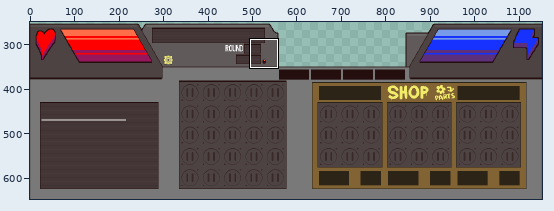
Edited in one commit: pixel-art file (graphics/images/HUD/.hud.ase). Above, an overview of the earlier version with the close-up marked.
Close-up. First the earlier version:
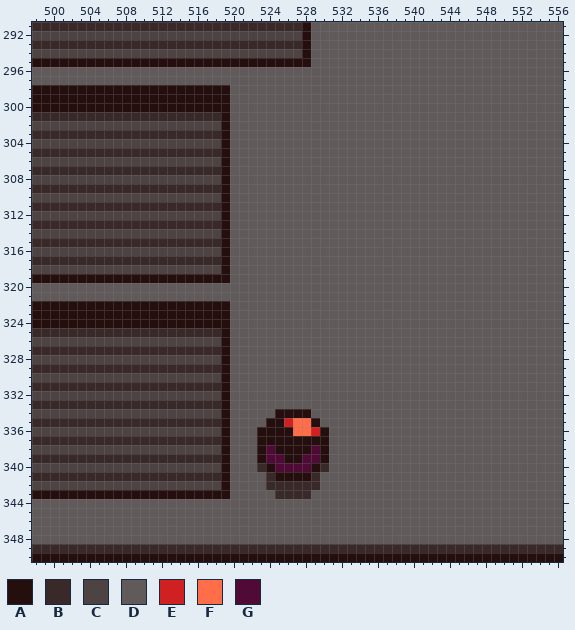
1152x648 pixels, 1 frame. Shown: x 498..556, y 291..350. The wide view leaves out empty margins. The commit also changed other parts of the picture, which this record leaves out.
Visible layers, top first: "Layer 18", "health and energy bars/Layer 3", "Health/Energy Icons/Layer 8", "Health/Energy Icons/Layer 9", "infobox/scrap gear", "infobox/underline", "infobox/screenBack", "SHop/SHOP", "SHop/boards", "SHop/backboard", "Layer 2".
Palette (. is transparent): A #240e0e  B #392929  C #4e4343  D #605a5a  E #cf2121  F #ff6e49  G #4f0a35
Pixels before (only the part around the change), first column x 500:
291 BBBBBBBBBBBBBBBBBBBBBBBBBBBBADDDDDDDDDDDDDDDDDDDDDDDDDDDD
292 CCCCCCCCCCCCCCCCCCCCCCCCCCCCADDDDDDDDDDDDDDDDDDDDDDDDDDDD
293 BBBBBBBBBBBBBBBBBBBBBBBBBBBBADDDDDDDDDDDDDDDDDDDDDDDDDDDD
294 CCCCCCCCCCCCCCCCCCCCCCCCCCCCADDDDDDDDDDDDDDDDDDDDDDDDDDDD
295 AAAAAAAAAAAAAAAAAAAAAAAAAAAAADDDDDDDDDDDDDDDDDDDDDDDDDDDD
296 DDDDDDDDDDDDDDDDDDDDDDDDDDDDDDDDDDDDDDDDDDDDDDDDDDDDDDDDD
297 DDDDDDDDDDDDDDDDDDDDDDDDDDDDDDDDDDDDDDDDDDDDDDDDDDDDDDDDD
298 AAAAAAAAAAAAAAAAAAAADDDDDDDDDDDDDDDDDDDDDDDDDDDDDDDDDDDDD
299 AAAAAAAAAAAAAAAAAAAADDDDDDDDDDDDDDDDDDDDDDDDDDDDDDDDDDDDD
300 AAAAAAAAAAAAAAAAAAAADDDDDDDDDDDDDDDDDDDDDDDDDDDDDDDDDDDDD
301 BBBBBBBBBBBBBBBBBBBADDDDDDDDDDDDDDDDDDDDDDDDDDDDDDDDDDDDD
302 CCCCCCCCCCCCCCCCCCCADDDDDDDDDDDDDDDDDDDDDDDDDDDDDDDDDDDDD
303 BBBBBBBBBBBBBBBBBBBADDDDDDDDDDDDDDDDDDDDDDDDDDDDDDDDDDDDD
304 CCCCCCCCCCCCCCCCCCCADDDDDDDDDDDDDDDDDDDDDDDDDDDDDDDDDDDDD
305 BBBBBBBBBBBBBBBBBBBADDDDDDDDDDDDDDDDDDDDDDDDDDDDDDDDDDDDD
306 CCCCCCCCCCCCCCCCCCCADDDDDDDDDDDDDDDDDDDDDDDDDDDDDDDDDDDDD
307 BBBBBBBBBBBBBBBBBBBADDDDDDDDDDDDDDDDDDDDDDDDDDDDDDDDDDDDD
308 CCCCCCCCCCCCCCCCCCCADDDDDDDDDDDDDDDDDDDDDDDDDDDDDDDDDDDDD
309 BBBBBBBBBBBBBBBBBBBADDDDDDDDDDDDDDDDDDDDDDDDDDDDDDDDDDDDD
310 CCCCCCCCCCCCCCCCCCCADDDDDDDDDDDDDDDDDDDDDDDDDDDDDDDDDDDDD
311 BBBBBBBBBBBBBBBBBBBADDDDDDDDDDDDDDDDDDDDDDDDDDDDDDDDDDDDD
312 CCCCCCCCCCCCCCCCCCCADDDDDDDDDDDDDDDDDDDDDDDDDDDDDDDDDDDDD
313 BBBBBBBBBBBBBBBBBBBADDDDDDDDDDDDDDDDDDDDDDDDDDDDDDDDDDDDD
314 CCCCCCCCCCCCCCCCCCCADDDDDDDDDDDDDDDDDDDDDDDDDDDDDDDDDDDDD
315 BBBBBBBBBBBBBBBBBBBADDDDDDDDDDDDDDDDDDDDDDDDDDDDDDDDDDDDD
316 CCCCCCCCCCCCCCCCCCCADDDDDDDDDDDDDDDDDDDDDDDDDDDDDDDDDDDDD
317 BBBBBBBBBBBBBBBBBBBADDDDDDDDDDDDDDDDDDDDDDDDDDDDDDDDDDDDD
318 CCCCCCCCCCCCCCCCCCCADDDDDDDDDDDDDDDDDDDDDDDDDDDDDDDDDDDDD
319 AAAAAAAAAAAAAAAAAAAADDDDDDDDDDDDDDDDDDDDDDDDDDDDDDDDDDDDD
320 DDDDDDDDDDDDDDDDDDDDDDDDDDDDDDDDDDDDDDDDDDDDDDDDDDDDDDDDD
321 DDDDDDDDDDDDDDDDDDDDDDDDDDDDDDDDDDDDDDDDDDDDDDDDDDDDDDDDD
322 AAAAAAAAAAAAAAAAAAAADDDDDDDDDDDDDDDDDDDDDDDDDDDDDDDDDDDDD
323 AAAAAAAAAAAAAAAAAAAADDDDDDDDDDDDDDDDDDDDDDDDDDDDDDDDDDDDD
324 AAAAAAAAAAAAAAAAAAAADDDDDDDDDDDDDDDDDDDDDDDDDDDDDDDDDDDDD
325 BBBBBBBBBBBBBBBBBBBADDDDDDDDDDDDDDDDDDDDDDDDDDDDDDDDDDDDD
326 CCCCCCCCCCCCCCCCCCCADDDDDDDDDDDDDDDDDDDDDDDDDDDDDDDDDDDDD
327 BBBBBBBBBBBBBBBBBBBADDDDDDDDDDDDDDDDDDDDDDDDDDDDDDDDDDDDD
328 CCCCCCCCCCCCCCCCCCCADDDDDDDDDDDDDDDDDDDDDDDDDDDDDDDDDDDDD
329 BBBBBBBBBBBBBBBBBBBADDDDDDDDDDDDDDDDDDDDDDDDDDDDDDDDDDDDD
330 CCCCCCCCCCCCCCCCCCCADDDDDDDDDDDDDDDDDDDDDDDDDDDDDDDDDDDDD
331 BBBBBBBBBBBBBBBBBBBADDDDDDDDDDDDDDDDDDDDDDDDDDDDDDDDDDDDD
332 CCCCCCCCCCCCCCCCCCCADDDDDDDDDDDDDDDDDDDDDDDDDDDDDDDDDDDDD
333 BBBBBBBBBBBBBBBBBBBADDDDDDDDDDDDDDDDDDDDDDDDDDDDDDDDDDDDD
334 CCCCCCCCCCCCCCCCCCCADDDDDAAAADDDDDDDDDDDDDDDDDDDDDDDDDDDD
335 BBBBBBBBBBBBBBBBBBBADDDDAAEFFADDDDDDDDDDDDDDDDDDDDDDDDDDD
336 CCCCCCCCCCCCCCCCCCCADDDAAAAFFEADDDDDDDDDDDDDDDDDDDDDDDDDD
337 BBBBBBBBBBBBBBBBBBBADDDAAAAAAAADDDDDDDDDDDDDDDDDDDDDDDDDD
338 CCCCCCCCCCCCCCCCCCCADDDAGAAAAGADDDDDDDDDDDDDDDDDDDDDDDDDD
339 BBBBBBBBBBBBBBBBBBBADDDAGGAAGGADDDDDDDDDDDDDDDDDDDDDDDDDD
340 CCCCCCCCCCCCCCCCCCCADDDBAGGGGABDDDDDDDDDDDDDDDDDDDDDDDDDD
341 BBBBBBBBBBBBBBBBBBBADDDDBAAAABDDDDDDDDDDDDDDDDDDDDDDDDDDD
342 CCCCCCCCCCCCCCCCCCCADDDDBBBBBBDDDDDDDDDDDDDDDDDDDDDDDDDDD
343 AAAAAAAAAAAAAAAAAAAADDDDDBBBBDDDDDDDDDDDDDDDDDDDDDDDDDDDD
344 DDDDDDDDDDDDDDDDDDDDDDDDDDDDDDDDDDDDDDDDDDDDDDDDDDDDDDDDD
345 DDDDDDDDDDDDDDDDDDDDDDDDDDDDDDDDDDDDDDDDDDDDDDDDDDDDDDDDD
346 DDDDDDDDDDDDDDDDDDDDDDDDDDDDDDDDDDDDDDDDDDDDDDDDDDDDDDDDD
347 DDDDDDDDDDDDDDDDDDDDDDDDDDDDDDDDDDDDDDDDDDDDDDDDDDDDDDDDD
348 DDDDDDDDDDDDDDDDDDDDDDDDDDDDDDDDDDDDDDDDDDDDDDDDDDDDDDDDD
349 BBBBBBBBBBBBBBBBBBBBBBBBBBBBBBBBBBBBBBBBBBBBBBBBBBBBBBBBB
350 AAAAAAAAAAAAAAAAAAAAAAAAAAAAAAAAAAAAAAAAAAAAAAAAAAAAAAAAA
The same view after the edit:
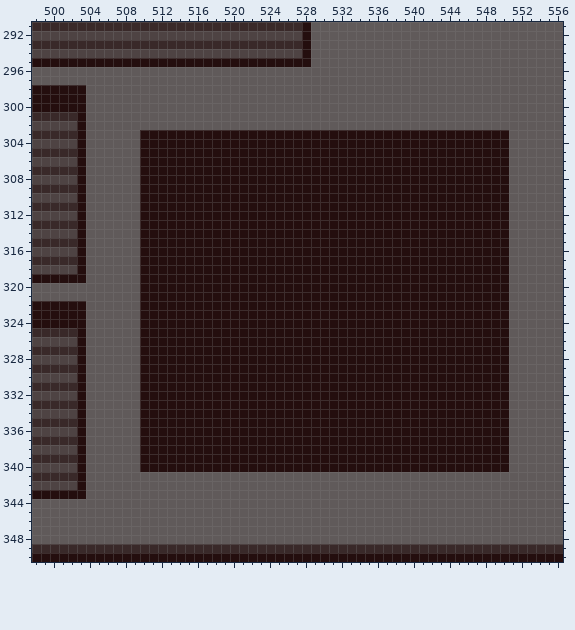
Edits made:
Changed rows in their new state; - is an unchanged pixel.
Layers "infobox/screenBack", "Layer 2":
first column x 503:
298 -DDDDDDDDDDDDDDDD-------------------------------
299 -DDDDDDDDDDDDDDDD-------------------------------
300 -DDDDDDDDDDDDDDDD-------------------------------
301 ADDDDDDDDDDDDDDDD-------------------------------
302 ADDDDDDDDDDDDDDDD-------------------------------
303 ADDDDDDAAAAAAAAA-AAAAAAAAAAAAAAAAAAAAAAAAAAAAAAA
304 ADDDDDDAAAAAAAAA-AAAAAAAAAAAAAAAAAAAAAAAAAAAAAAA
305 ADDDDDDAAAAAAAAA-AAAAAAAAAAAAAAAAAAAAAAAAAAAAAAA
306 ADDDDDDAAAAAAAAA-AAAAAAAAAAAAAAAAAAAAAAAAAAAAAAA
307 ADDDDDDAAAAAAAAA-AAAAAAAAAAAAAAAAAAAAAAAAAAAAAAA
308 ADDDDDDAAAAAAAAA-AAAAAAAAAAAAAAAAAAAAAAAAAAAAAAA
309 ADDDDDDAAAAAAAAA-AAAAAAAAAAAAAAAAAAAAAAAAAAAAAAA
310 ADDDDDDAAAAAAAAA-AAAAAAAAAAAAAAAAAAAAAAAAAAAAAAA
311 ADDDDDDAAAAAAAAA-AAAAAAAAAAAAAAAAAAAAAAAAAAAAAAA
312 ADDDDDDAAAAAAAAA-AAAAAAAAAAAAAAAAAAAAAAAAAAAAAAA
313 ADDDDDDAAAAAAAAA-AAAAAAAAAAAAAAAAAAAAAAAAAAAAAAA
314 ADDDDDDAAAAAAAAA-AAAAAAAAAAAAAAAAAAAAAAAAAAAAAAA
315 ADDDDDDAAAAAAAAA-AAAAAAAAAAAAAAAAAAAAAAAAAAAAAAA
316 ADDDDDDAAAAAAAAA-AAAAAAAAAAAAAAAAAAAAAAAAAAAAAAA
317 ADDDDDDAAAAAAAAA-AAAAAAAAAAAAAAAAAAAAAAAAAAAAAAA
318 ADDDDDDAAAAAAAAA-AAAAAAAAAAAAAAAAAAAAAAAAAAAAAAA
319 -DDDDDD----------AAAAAAAAAAAAAAAAAAAAAAAAAAAAAAA
320 -------AAAAAAAAAAAAAAAAAAAAAAAAAAAAAAAAAAAAAAAAA
321 -------AAAAAAAAAAAAAAAAAAAAAAAAAAAAAAAAAAAAAAAAA
322 -DDDDDD----------AAAAAAAAAAAAAAAAAAAAAAAAAAAAAAA
323 -DDDDDD----------AAAAAAAAAAAAAAAAAAAAAAAAAAAAAAA
324 -DDDDDD----------AAAAAAAAAAAAAAAAAAAAAAAAAAAAAAA
325 ADDDDDDAAAAAAAAA-AAAAAAAAAAAAAAAAAAAAAAAAAAAAAAA
326 ADDDDDDAAAAAAAAA-AAAAAAAAAAAAAAAAAAAAAAAAAAAAAAA
327 ADDDDDDAAAAAAAAA-AAAAAAAAAAAAAAAAAAAAAAAAAAAAAAA
328 ADDDDDDAAAAAAAAA-AAAAAAAAAAAAAAAAAAAAAAAAAAAAAAA
329 ADDDDDDAAAAAAAAA-AAAAAAAAAAAAAAAAAAAAAAAAAAAAAAA
330 ADDDDDDAAAAAAAAA-AAAAAAAAAAAAAAAAAAAAAAAAAAAAAAA
331 ADDDDDDAAAAAAAAA-AAAAAAAAAAAAAAAAAAAAAAAAAAAAAAA
332 ADDDDDDAAAAAAAAA-AAAAAAAAAAAAAAAAAAAAAAAAAAAAAAA
333 ADDDDDDAAAAAAAAA-AAAAAAAAAAAAAAAAAAAAAAAAAAAAAAA
334 ADDDDDDAAAAAAAAA-AAAAA----AAAAAAAAAAAAAAAAAAAAAA
335 ADDDDDDAAAAAAAAA-AAAA--AAA-AAAAAAAAAAAAAAAAAAAAA
336 ADDDDDDAAAAAAAAA-AAA----AAA-AAAAAAAAAAAAAAAAAAAA
337 ADDDDDDAAAAAAAAA-AAA--------AAAAAAAAAAAAAAAAAAAA
338 ADDDDDDAAAAAAAAA-AAA-A----A-AAAAAAAAAAAAAAAAAAAA
339 ADDDDDDAAAAAAAAA-AAA-AA--AA-AAAAAAAAAAAAAAAAAAAA
340 ADDDDDDAAAAAAAAA-AAAA-AAAA-AAAAAAAAAAAAAAAAAAAAA
341 ADDDDDDDDDDDDDDDD----DDDDDD---------------------
342 ADDDDDDDDDDDDDDDD----DDDDDD---------------------
343 -DDDDDDDDDDDDDDDD-----DDDD----------------------
Where, in picture pixels (left, top, right, bottom), the same in both close-ups:
changed: (77, 85, 509, 499)
